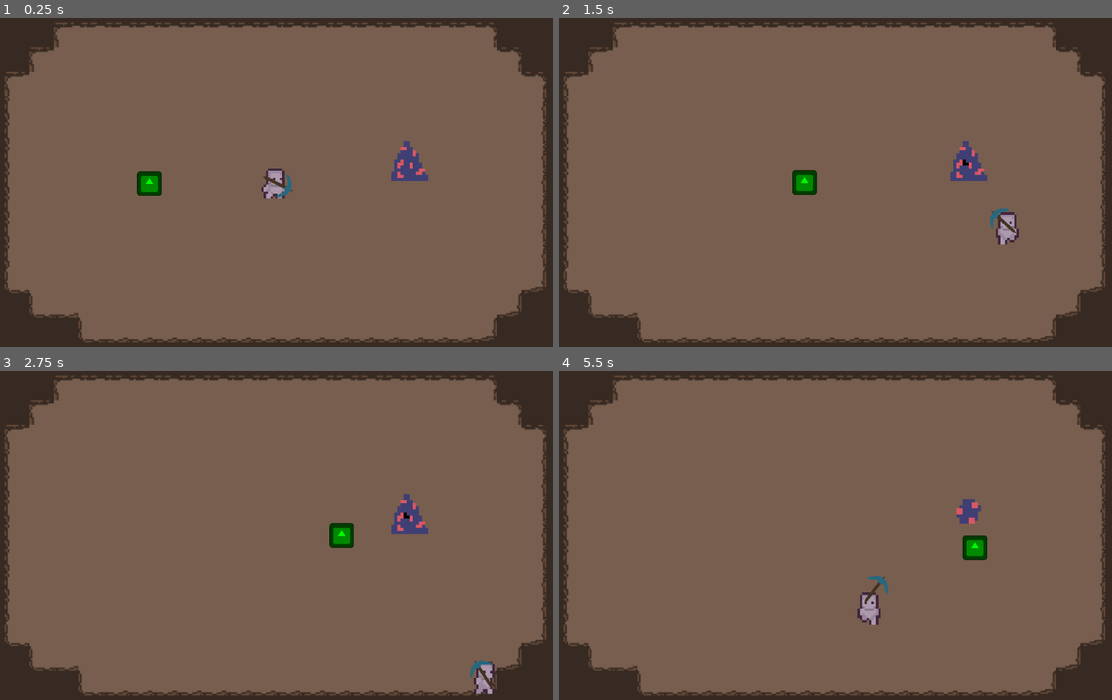
Above: before the commit, frames 1-4 (two rows, left to right).
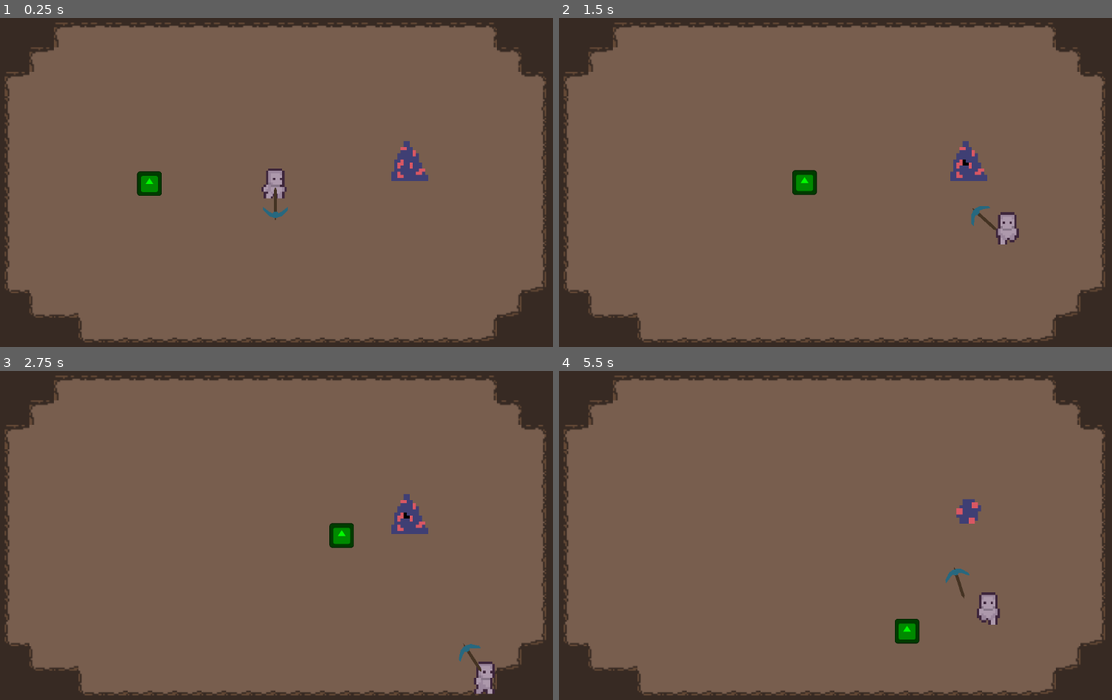
Above: after the commit, the same moments.

Repository: noahstelmak/dig-dig-down
Game: Godot game, scene res://floor_i.tscn
The game is run twice, just before and just after one commit, with the same random seed, the same clock (stepped at 60 frames per second) and the same inputs. The engine's default icon, where the game draws it, is replaced by a stand-in: a white triangle on a blue panel in a dark square.
Inputs (mouse positions are in pixels of both pictures, inside the frame that each line leads up to):
- Up to frame 1 (0.25 s): no input
- Up to frame 2 (1.5 s): tap Enter (ui_accept) at 0.5, 0.77 s; move the mouse to (962, 166) at 0.52 s; hold D (right) 0.53-1.28 s; click (962, 166) at 0.6 s; move the mouse to (713, 198) at 1.27 s; hold S (down) from 1.28 s (still down); click (713, 198) at 1.35 s
- Up to frame 3 (2.75 s): tap Enter (ui_accept) at 1.52 s; move the mouse to (331, 463) at 2.02 s; release S (down) at 2.03 s; hold D (right) from 2.03 s (still down); click (331, 463) at 2.1 s
- Up to frame 4 (5.5 s): move the mouse to (802, 601) at 2.77 s; release D (right) at 2.78 s; hold W (up) 2.78-3.53 s; click (802, 601) at 2.85 s; tap Enter (ui_accept) at 3.02, 3.77, 4.52 s; move the mouse to (1012, 584) at 3.52 s; hold A (left) 3.53-5.03 s; click (1012, 584) at 3.6 s; move the mouse to (658, 486) at 4.27 s; click (658, 486) at 4.35 s; move the mouse to (863, 535) at 5.02 s; hold S (down) from 5.03 s (still down); click (863, 535) at 5.1 s

The runs differ from the first frame. In frame 1, 0.2% of the frame differs, in the area x 47-54%, y 47-62%; in frame 2, 0.2%; in frame 3, 0.2%; in frame 4, 1.5%, in the area x 53-80%, y 50-83%.

Commit message:
offset na picareta e o enimaigo não receve porra duas vezes da mesma batida

Diff:
--- a/scenes/entities/enemies/enemy.gd
+++ b/scenes/entities/enemies/enemy.gd
@@ -6,7 +6,13 @@
 @onready var current_health : float = max_health
 var knockback := Vector2.ZERO
 
+var invunabler = false
+
 func receive_damage(damage:float, knockback_power:float, font_of_damage_position : Vector2) -> void:
+	if invunabler:
+		return
+	invunabler = true
+
 	var knockback_direction = font_of_damage_position.direction_to(global_position)
 	knockback = knockback_direction * knockback_power
 
@@ -16,3 +22,6 @@
 
 	if current_health <= 0.0:
 		queue_free()
+
+	await get_tree().create_timer(0.3).timeout
+	invunabler = false
--- a/scenes/entities/player/dig_tool.gd
+++ b/scenes/entities/player/dig_tool.gd
@@ -1,6 +1,6 @@
 extends Node2D
 
-@onready var ANIMATION_PLAYER: AnimationPlayer = $AnimationPlayer;
+@onready var ANIMATION_PLAYER: AnimationPlayer = $DigToolPart/AnimationPlayer;
 
 @export var dig_power := 30.0
 @export var pain_power := 10.0
@@ -9,7 +9,6 @@
 var toggle_animation = -1
 
 func _get_input():
-	#Handles the "DIG" tool position
 	var mouse_position: Vector2 = get_global_mouse_position()
 
 	scale.x = 1 * toggle_animation
@@ -19,14 +18,14 @@
 	look_at(mouse_position);
 	rotate(PI/2)
 
-	if Input.is_action_just_pressed("dig"):
+	if Input.is_action_just_pressed("dig") and not ANIMATION_PLAYER.is_playing():
 		dig()
 
+
 func dig():
-	if ANIMATION_PLAYER.is_playing():
-		return
 	toggle_animation *= -1
 	ANIMATION_PLAYER.play("digging")
+
 
 func _physics_process(delta):
 	_get_input();
--- a/scenes/entities/player/dig_tool.tscn
+++ b/scenes/entities/player/dig_tool.tscn
@@ -1,89 +1,12 @@
-[gd_scene load_steps=5 format=3 uid="uid://doionhaksnvao"]
+[gd_scene load_steps=3 format=3 uid="uid://doionhaksnvao"]
 
 [ext_resource type="Script" path="res://scenes/entities/player/dig_tool.gd" id="1_02b50"]
-
-[sub_resource type="Animation" id="Animation_6f6et"]
-length = 0.001
-tracks/0/type = "bezier"
-tracks/0/imported = false
-tracks/0/enabled = true
-tracks/0/path = NodePath("DigTool:rotation")
-tracks/0/interp = 1
-tracks/0/loop_wrap = true
-tracks/0/keys = {
-"handle_modes": PackedInt32Array(0),
-"points": PackedFloat32Array(0, -0.25, 0, 0.25, 0),
-"times": PackedFloat32Array(0)
-}
-
-[sub_resource type="Animation" id="Animation_47ayj"]
-resource_name = "digging"
-length = 0.7
-tracks/0/type = "bezier"
-tracks/0/imported = false
-tracks/0/enabled = true
-tracks/0/path = NodePath("DigTool:position:x")
-tracks/0/interp = 1
-tracks/0/loop_wrap = true
-tracks/0/keys = {
-"handle_modes": PackedInt32Array(0, 0, 0, 0),
-"points": PackedFloat32Array(0, -0.25, 0, 0.25, 0, 0, -0.25, 0, 0.25, 0, 0, -0.25, 0, 0.25, 0, 0, -0.25, 0, 0.25, 0),
-"times": PackedFloat32Array(0, 0.266667, 0.5, 0.7)
-}
-tracks/1/type = "bezier"
-tracks/1/imported = false
-tracks/1/enabled = true
-tracks/1/path = NodePath("DigTool:position:y")
-tracks/1/interp = 1
-tracks/1/loop_wrap = true
-tracks/1/keys = {
-"handle_modes": PackedInt32Array(0, 0, 0),
-"points": PackedFloat32Array(10, -0.25, 0, 0.25, 0, -16, -0.25, 0, 0.25, 0, 10, -0.25, 0, 0.25, 0),
-"times": PackedFloat32Array(0, 0.266667, 0.7)
-}
-tracks/2/type = "bezier"
-tracks/2/imported = false
-tracks/2/enabled = true
-tracks/2/path = NodePath("DigTool:rotation")
-tracks/2/interp = 1
-tracks/2/loop_wrap = true
-tracks/2/keys = {
-"handle_modes": PackedInt32Array(0, 0, 0),
-"points": PackedFloat32Array(-0.958186, -0.25, 0, 0.25, 0, 0.785398, -0.25, 0, 0.25, 0, 0, -0.25, 0, 0.25, 0),
-"times": PackedFloat32Array(0, 0.266667, 0.7)
-}
-
-[sub_resource type="AnimationLibrary" id="AnimationLibrary_6p3s5"]
-_data = {
-"RESET": SubResource("Animation_6f6et"),
-"digging": SubResource("Animation_47ayj")
-}
+[ext_resource type="PackedScene" uid="uid://bdpnl3t83sg1q" path="res://scenes/entities/player/dig_tool_part.tscn" id="2_b54he"]
 
 [node name="Anchor" type="Node2D"]
 script = ExtResource("1_02b50")
-metadata/_edit_group_ = true
 
-[node name="DigTool" type="Area2D" parent="."]
-position = Vector2(0, 10)
+[node name="DigToolPart" parent="." instance=ExtResource("2_b54he")]
+position = Vector2(0, -25)
 
-[node name="Head" type="Polygon2D" parent="DigTool"]
-position = Vector2(0, -8)
-color = Color(0.156378, 0.408064, 0.501057, 1)
-polygon = PackedVector2Array(-16, -10, -8, -16, -4, -18, -2, -16, 2, -16, 4, -18, 8, -16, 16, -10, 16, -14, 8, -22, 1.85774, -24, -2, -24, -8, -22, -16, -14)
-
-[node name="Handle" type="Polygon2D" parent="DigTool"]
-z_index = -1
-position = Vector2(0, -8)
-color = Color(0.267233, 0.201782, 0.138356, 1)
-polygon = PackedVector2Array(-2, 12, 0, 16, 2, 12, 2, -20, 0, -28, -2, -20)
-
-[node name="CollisionPolygon2D" type="CollisionPolygon2D" parent="DigTool"]
-position = Vector2(0, -8)
-polygon = PackedVector2Array(-16, -10, -8, -16, -4, -18, -2, -16, 2, -16, 4, -18, 8, -16, 16, -10, 16, -14, 8, -22, 2, -24, -2, -24, -8, -22, -16, -14)
-
-[node name="AnimationPlayer" type="AnimationPlayer" parent="."]
-libraries = {
-"": SubResource("AnimationLibrary_6p3s5")
-}
-
-[connection signal="body_entered" from="DigTool" to="." method="_on_dig_tool_body_entered"]
+[connection signal="body_entered" from="DigToolPart" to="." method="_on_dig_tool_body_entered"]
--- /dev/null
+++ b/scenes/entities/player/dig_tool_part.tscn
@@ -0,0 +1,111 @@
+[gd_scene load_steps=5 format=3 uid="uid://bdpnl3t83sg1q"]
+
+[sub_resource type="Animation" id="Animation_6f6et"]
+length = 0.001
+tracks/0/type = "bezier"
+tracks/0/imported = false
+tracks/0/enabled = true
+tracks/0/path = NodePath("sprite:rotation")
+tracks/0/interp = 1
+tracks/0/loop_wrap = true
+tracks/0/keys = {
+"handle_modes": PackedInt32Array(0),
+"points": PackedFloat32Array(0, -0.25, 0, 0.25, 0),
+"times": PackedFloat32Array(0)
+}
+tracks/1/type = "value"
+tracks/1/imported = false
+tracks/1/enabled = true
+tracks/1/path = NodePath("CollisionShape2D:disabled")
+tracks/1/interp = 1
+tracks/1/loop_wrap = true
+tracks/1/keys = {
+"times": PackedFloat32Array(0),
+"transitions": PackedFloat32Array(1),
+"update": 1,
+"values": [true]
+}
+
+[sub_resource type="Animation" id="Animation_47ayj"]
+resource_name = "digging"
+length = 0.7
+tracks/0/type = "bezier"
+tracks/0/imported = false
+tracks/0/enabled = true
+tracks/0/path = NodePath("sprite:position:x")
+tracks/0/interp = 1
+tracks/0/loop_wrap = true
+tracks/0/keys = {
+"handle_modes": PackedInt32Array(0, 0, 0, 0),
+"points": PackedFloat32Array(0, -0.25, 0, 0.25, 0, 0, -0.25, 0, 0.25, 0, 0, -0.25, 0, 0.25, 0, 0, -0.25, 0, 0.25, 0),
+"times": PackedFloat32Array(0, 0.266667, 0.5, 0.7)
+}
+tracks/1/type = "bezier"
+tracks/1/imported = false
+tracks/1/enabled = true
+tracks/1/path = NodePath("sprite:position:y")
+tracks/1/interp = 1
+tracks/1/loop_wrap = true
+tracks/1/keys = {
+"handle_modes": PackedInt32Array(0, 0, 0),
+"points": PackedFloat32Array(10, -0.25, 0, 0.25, 0, -16, -0.25, 0, 0.25, 0, 10, -0.25, 0, 0.25, 0),
+"times": PackedFloat32Array(0, 0.266667, 0.7)
+}
+tracks/2/type = "bezier"
+tracks/2/imported = false
+tracks/2/enabled = true
+tracks/2/path = NodePath("sprite:rotation")
+tracks/2/interp = 1
+tracks/2/loop_wrap = true
+tracks/2/keys = {
+"handle_modes": PackedInt32Array(0, 0, 0),
+"points": PackedFloat32Array(-0.958186, -0.25, 0, 0.25, 0, 0.785398, -0.25, 0, 0.25, 0, 0, -0.25, 0, 0.25, 0),
+"times": PackedFloat32Array(0, 0.266667, 0.7)
+}
+tracks/3/type = "value"
+tracks/3/imported = false
+tracks/3/enabled = true
+tracks/3/path = NodePath("CollisionShape2D:disabled")
+tracks/3/interp = 1
+tracks/3/loop_wrap = true
+tracks/3/keys = {
+"times": PackedFloat32Array(0, 0.3),
+"transitions": PackedFloat32Array(1, 1),
+"update": 1,
+"values": [false, true]
+}
+
+[sub_resource type="AnimationLibrary" id="AnimationLibrary_6p3s5"]
+_data = {
+"RESET": SubResource("Animation_6f6et"),
+"digging": SubResource("Animation_47ayj")
+}
+
+[sub_resource type="CircleShape2D" id="CircleShape2D_r8iwh"]
+radius = 22.0
+
+[node name="DigTool" type="Area2D"]
+
+[node name="AnimationPlayer" type="AnimationPlayer" parent="."]
+libraries = {
+"": SubResource("AnimationLibrary_6p3s5")
+}
+
+[node name="sprite" type="Node2D" parent="."]
+position = Vector2(0, 10)
+
+[node name="Head" type="Polygon2D" parent="sprite"]
+position = Vector2(0, -8)
+color = Color(0.156378, 0.408064, 0.501057, 1)
+polygon = PackedVector2Array(-16, -10, -8, -16, -4, -18, -2, -16, 2, -16, 4, -18, 8, -16, 16, -10, 16, -14, 8, -22, 1.85774, -24, -2, -24, -8, -22, -16, -14)
+
+[node name="Handle" type="Polygon2D" parent="sprite"]
+z_index = -1
+position = Vector2(0, -8)
+color = Color(0.267233, 0.201782, 0.138356, 1)
+polygon = PackedVector2Array(-2, 12, 0, 16, 2, 12, 2, -20, 0, -28, -2, -20)
+
+[node name="CollisionShape2D" type="CollisionShape2D" parent="."]
+position = Vector2(0, -5)
+shape = SubResource("CircleShape2D_r8iwh")
+disabled = true
--- a/scenes/entities/player/player.gd
+++ b/scenes/entities/player/player.gd
@@ -26,7 +26,7 @@
 			$AnimatedSprite2D.flip_h = false
 			$AnimatedSprite2D.play("idle_front")
 		elif angle > -3 * PI / 4 and angle <= -PI / 4:
-			$DigTool.z_index = -1
+			$DigTool.z_index = 1
 			$AnimatedSprite2D.flip_h = false
 			$AnimatedSprite2D.play("idle_back")
 		else:
--- a/scenes/entities/player/player.tscn
+++ b/scenes/entities/player/player.tscn
@@ -180,3 +180,4 @@
 shape = SubResource("CircleShape2D_utw1k")
 
 [node name="DigTool" parent="." instance=ExtResource("2_7r63m")]
+position = Vector2(0, -1)
